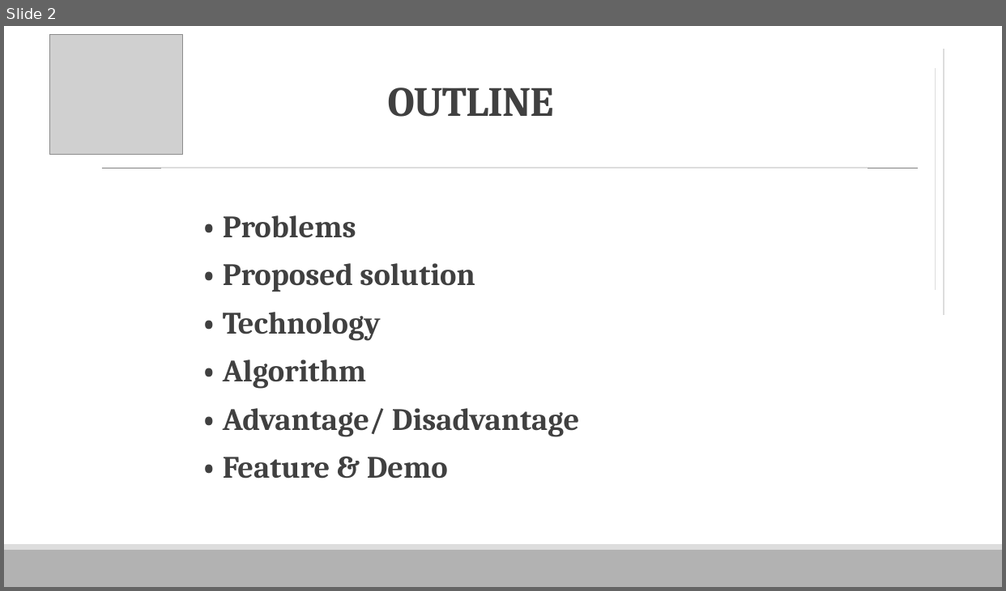
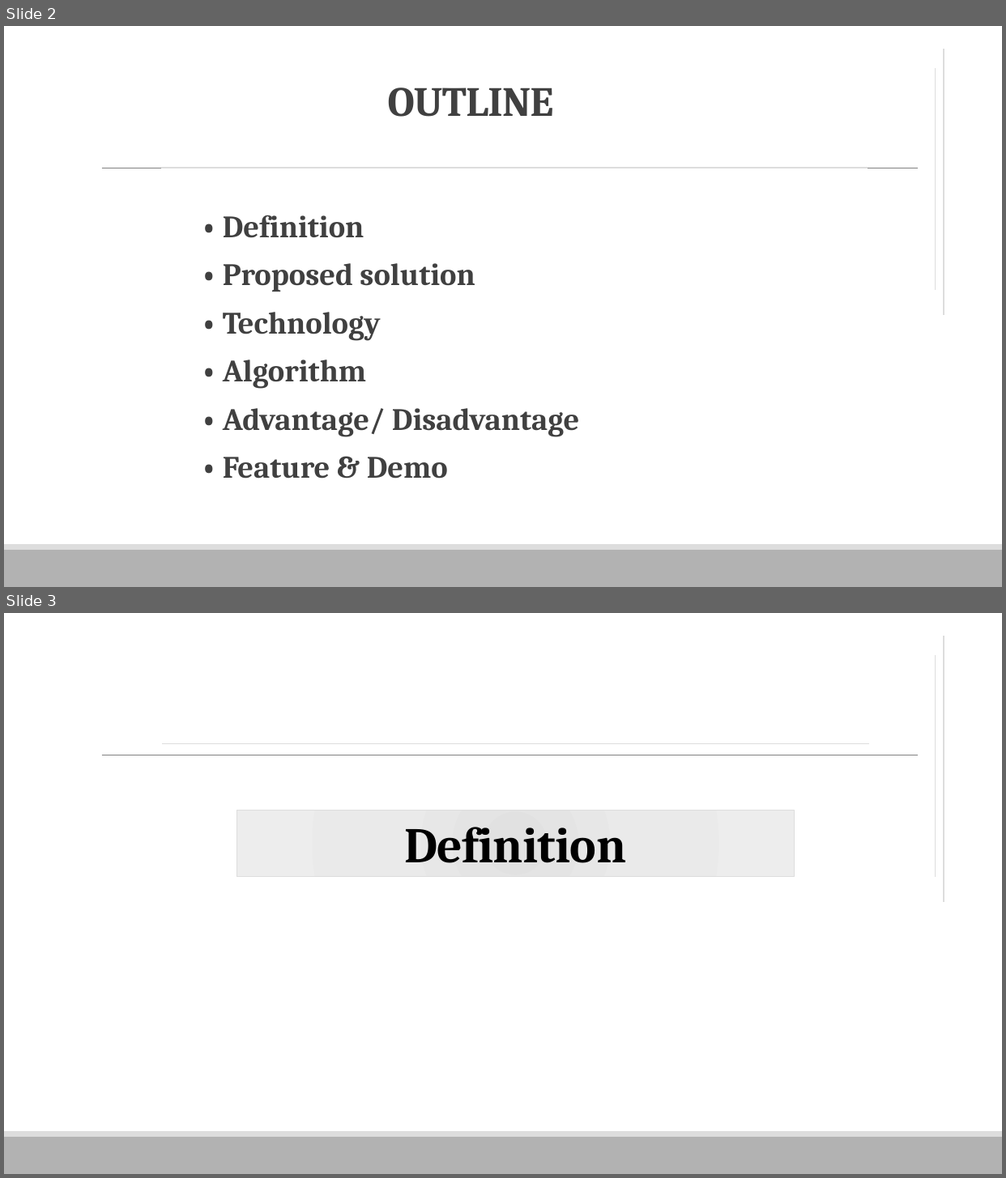
Before and after one commit to vnhabittracker/VHT-Server, a slide deck: VHT.pptx. Shown one above the other, each under a label of ours: slide 2 before the commit, slides 2 and 3 after it. The pictures are 1006x591 and 1006x1178 pixels, drawn with LibreOffice and Linux fonts; fonts in the diff are those of the drawing; grey boxes stand for pictures. Boxes give left, top, right and bottom in pixels: in the first picture for what was removed or moved away, otherwise in the second. Text is boxed around its words. In the diff, an @@ line names an element or a change of style, - is before the commit and + after.

```diff
--- a/VHT.pptx
+++ b/VHT.pptx
@@ slide 3 added at [4,613,1002,1174], background #FFFFFF; not listed: 3 template elements that a slide beside it also shows @@
@@ line added from (944, 902) to (944, 636), #DDDDDD 1 pt @@
@@ line added from (936, 877) to (936, 656), #DDDDDD 1 pt @@
@@ line added from (162, 744) to (869, 744), #DDDDDD 1 pt @@
@@ title added at [236,810,794,876], fill gradient #E1E1E1 to #EAEAEA to #EDEDED, outline #DDDDDD 1 pt, 48 pt, text #000000, bold @@
+Definition
@@ slide 2 changed as well @@
@@ picture removed at [50,34,183,155] @@
@@ text at [223,215,364,238]: text changed @@
-  • Problems
+  • Definition
```
Also in this commit, not shown: 19 other slides changed, 3 other slides added, 6 slides removed.
